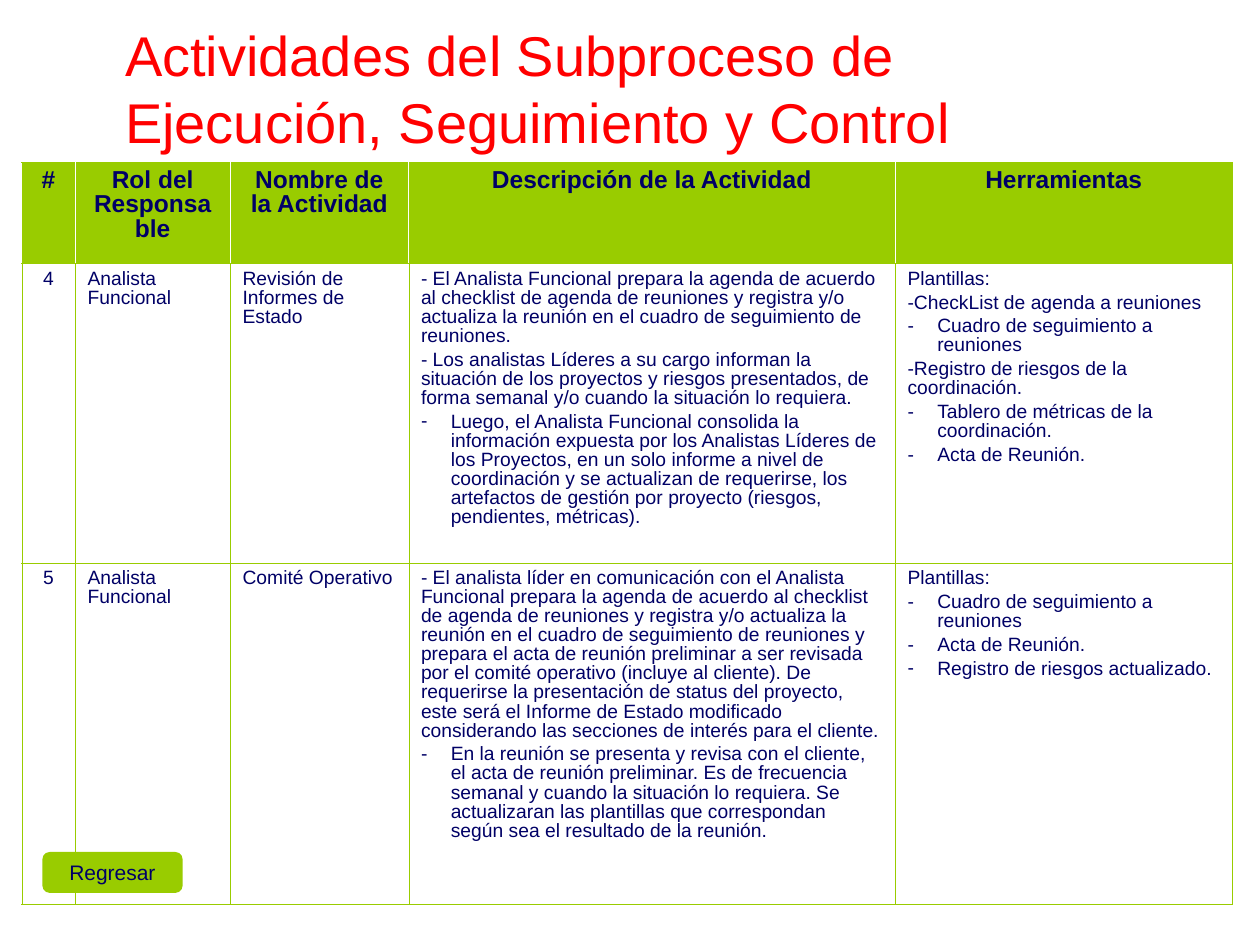
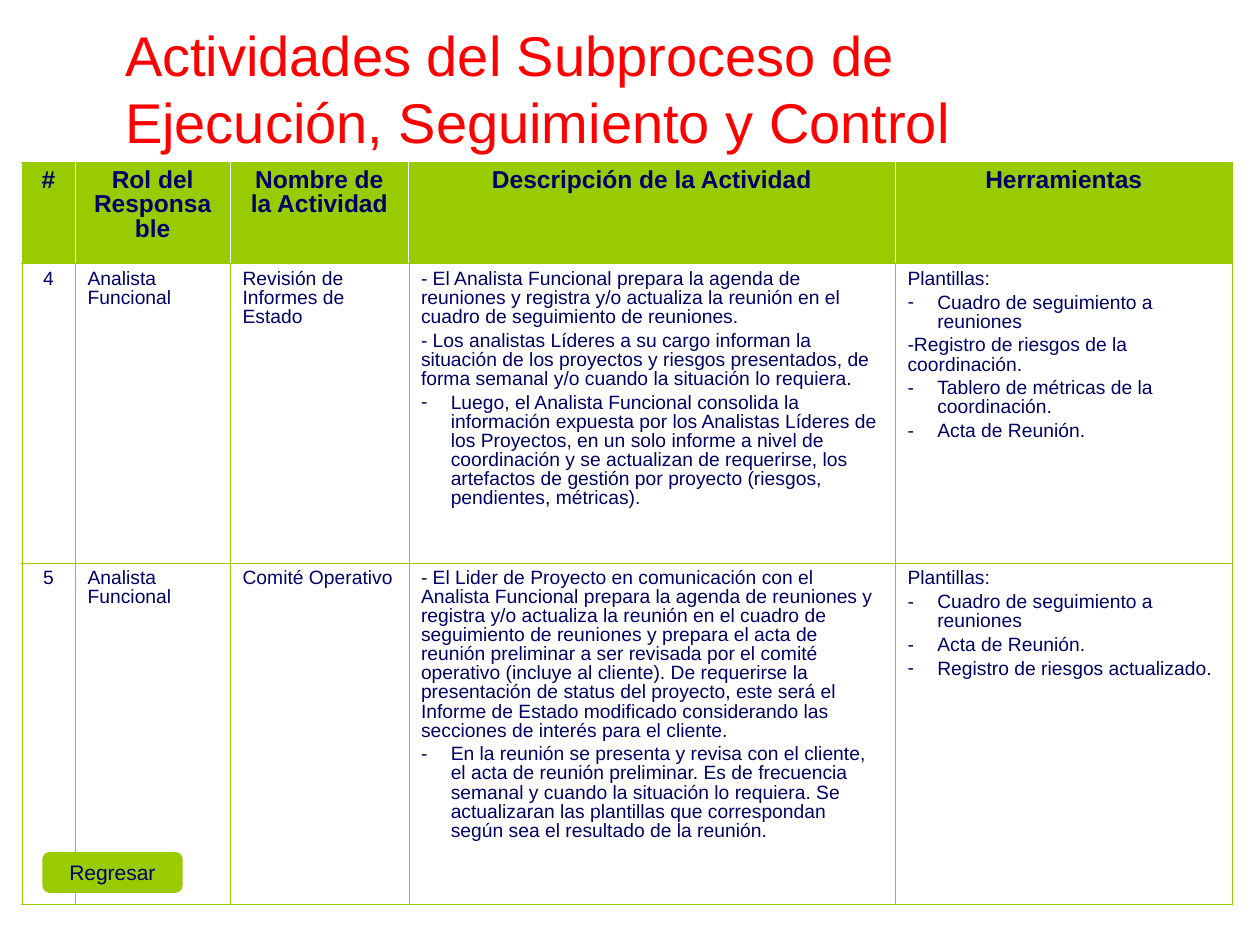
Before and after one commit to cjbensan/sistema-facturacion-inventario, a slide deck: slide 25 of CMMI-Nivel-2/PP-PMC/PGPRO_0.1_2015.ppt (slide 24 before the commit). Drawn at 1260x945 pixels with LibreOffice and Linux fonts; fonts in the diff are those of the drawing; background and template pictures are left out. Boxes give left, top, right and bottom in pixels: in the first picture for what was removed or moved away, otherwise in the second. Text is boxed around its words. In the diff, an @@ line names an element or a change of style, - is before the commit and + after.

```diff
--- a/CMMI-Nivel-2/PP-PMC/PGPRO_0.1_2015.ppt
+++ b/CMMI-Nivel-2/PP-PMC/PGPRO_0.1_2015.ppt
@@ table at <box>21,163,1234,903</box> @@
-row 2, column 4: - El Analista Funcional prepara la agenda de acuerdo al checklist de agenda de reuniones y registra y/o actualiza la reunión en el cuadro de seguimiento de reuniones. / - Los analistas Líderes a su cargo informan la situación de los proyectos y riesgos presentados, de forma semanal y/o cuando la situación lo requiera. / Luego, el Analista Funcional consolida la información expuesta por los Analistas Líderes de los Proyectos, en un solo informe a nivel de coordinación y se actualizan de requerirse, los artefactos de gestión por proyecto (riesgos, pendientes, métricas).
+row 2, column 4: - El Analista Funcional prepara la agenda de reuniones y registra y/o actualiza la reunión en el cuadro de seguimiento de reuniones. / - Los analistas Líderes a su cargo informan la situación de los proyectos y riesgos presentados, de forma semanal y/o cuando la situación lo requiera. / Luego, el Analista Funcional consolida la información expuesta por los Analistas Líderes de los Proyectos, en un solo informe a nivel de coordinación y se actualizan de requerirse, los artefactos de gestión por proyecto (riesgos, pendientes, métricas).
-row 2, column 5: Plantillas: / -CheckList de agenda a reuniones / Cuadro de seguimiento a reuniones / -Registro de riesgos de la coordinación. / Tablero de métricas de la coordinación. / Acta de Reunión.
+row 2, column 5: Plantillas: / Cuadro de seguimiento a reuniones / -Registro de riesgos de la coordinación. / Tablero de métricas de la coordinación. / Acta de Reunión.
-row 3, column 4: - El analista líder en comunicación con el Analista Funcional prepara la agenda de acuerdo al checklist de agenda de reuniones y registra y/o actualiza la reunión en el cuadro de seguimiento de reuniones y prepara el acta de reunión preliminar a ser revisada por el comité operativo (incluye al cliente). De requerirse la presentación de status del proyecto, este será el Informe de Estado modificado considerando las secciones de interés para el cliente. / En la reunión se presenta y revisa con el cliente, el acta de reunión preliminar. Es de frecuencia semanal y cuando la situación lo requiera. Se actualizaran las plantillas que correspondan según sea el resultado de la reunión.
+row 3, column 4: - El Lider de Proyecto en comunicación con el Analista Funcional prepara la agenda de reuniones y registra y/o actualiza la reunión en el cuadro de seguimiento de reuniones y prepara el acta de reunión preliminar a ser revisada por el comité operativo (incluye al cliente). De requerirse la presentación de status del proyecto, este será el Informe de Estado modificado considerando las secciones de interés para el cliente. / En la reunión se presenta y revisa con el cliente, el acta de reunión preliminar. Es de frecuencia semanal y cuando la situación lo requiera. Se actualizaran las plantillas que correspondan según sea el resultado de la reunión.
```
Also in this commit, not shown: 18 other slides changed, 1 slide added, 1 slide removed.
